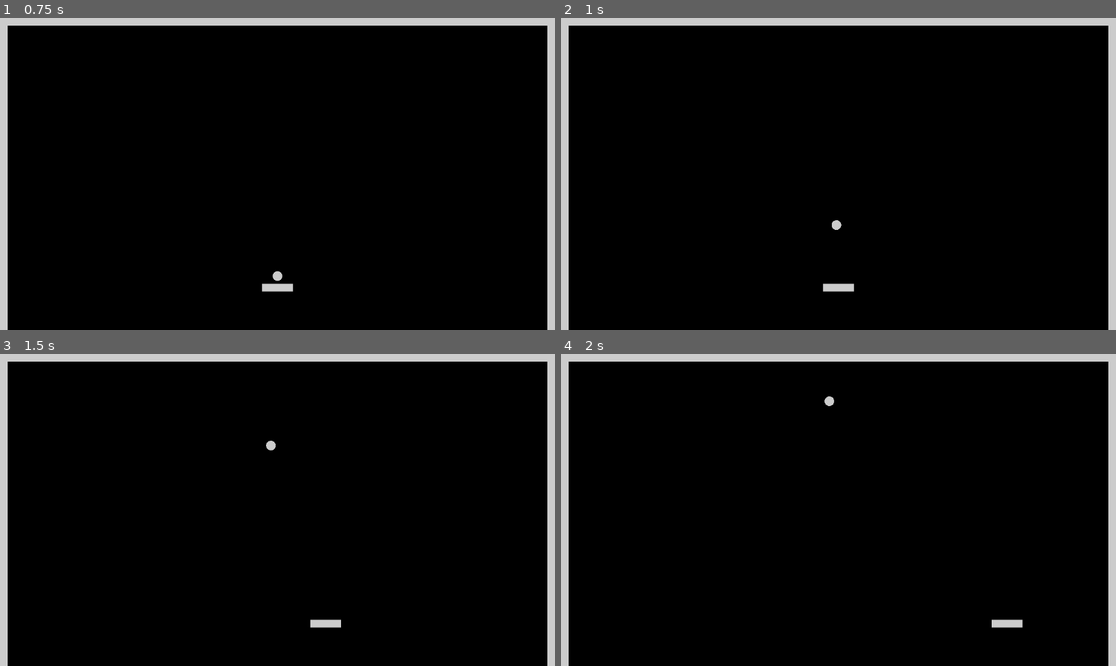
Above: before the commit, frames 1-4 (two rows, left to right).
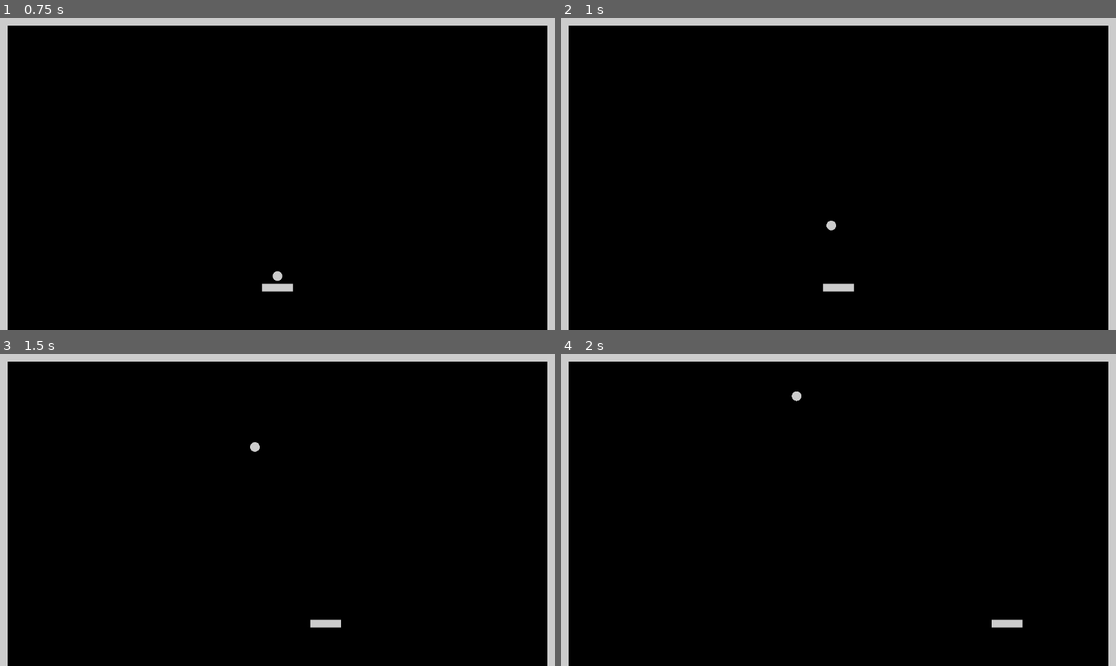
Above: after the commit, the same moments.

Repository: 5tupidmuffin/gd_breakout
Game: Godot game, scene res://scenes/menu/menu.tscn
Two runs of this game, one before a commit and one after it. Both use one fixed random seed, a clock stepped at 60 frames per second and the inputs below.
Inputs:
- Up to frame 1 (0.75 s): click "Start" at 0.5 s
- Up to frame 2 (1 s): no input
- Up to frame 3 (1.5 s): hold Right (ui_right) from 1.28 s (still down)
- Up to frame 4 (2 s): keep holding Right (ui_right)

Frame 1 is identical in both runs. In frame 2, less than 0.1% of the frame differs, in the area x 47-51%, y 64-69%; in frame 3, less than 0.1%, in the area x 45-50%, y 27-32%; in frame 4, less than 0.1%.

Commit message:
implemented ball death and respawn

Diff:
--- a/entities/ball/ball.gd
+++ b/entities/ball/ball.gd
@@ -1,5 +1,9 @@
 extends CharacterBody2D
 class_name Ball
+
+
+signal collided(self_ref, collided_with)
+#signal collided(self: Ball, collided_with: Object)
 
 
 @onready var collision_shape_2d: CollisionShape2D = $CollisionShape2D
@@ -22,6 +26,8 @@
 	if collision:
 		var reflection_vector := get_reflection_vector(collision)
 		direction = reflection_vector
+		var colliding_obj := collision.get_collider()
+		emit_signal("collided", self, colliding_obj)
 
 
 func get_reflection_vector(collision: KinematicCollision2D) -> Vector2:
--- /dev/null
+++ b/scenes/game/dead_zone.gd
@@ -0,0 +1,2 @@
+extends StaticBody2D
+class_name DeadZone
--- a/scenes/game/game.gd
+++ b/scenes/game/game.gd
@@ -1,6 +1,28 @@
 extends Node2D
+
+
+@onready var dead_zone: StaticBody2D = $DeadZone
+@onready var spawn_point: Node2D = $SpawnPoint
+
+
+func _ready() -> void:
+	spawn_ball()
 
 
 func _input(event: InputEvent) -> void:
 	if event.is_action_pressed("restart"):
 		get_tree().reload_current_scene()
+
+
+func spawn_ball() -> void:
+	var ball_scene := load("res://entities/ball/ball.tscn")
+	var new_ball: Ball = ball_scene.instantiate()
+	new_ball.connect("collided", _on_ball_collided)
+	new_ball.global_position = spawn_point.global_position
+	add_child(new_ball)
+
+
+func _on_ball_collided(ball_ref: Ball, collided_with: Object) -> void:
+	if collided_with is DeadZone:
+		ball_ref.queue_free()
+		spawn_ball()
--- a/scenes/game/game.tscn
+++ b/scenes/game/game.tscn
@@ -1,9 +1,12 @@
-[gd_scene load_steps=5 format=3 uid="uid://xi64rtsc6jnm"]
+[gd_scene load_steps=6 format=3 uid="uid://xi64rtsc6jnm"]
 
 [ext_resource type="Script" path="res://scenes/game/game.gd" id="1_yhdcr"]
 [ext_resource type="PackedScene" uid="uid://syowwubi0s7e" path="res://entities/wall/wall.tscn" id="1_yjis4"]
 [ext_resource type="PackedScene" uid="uid://26isrcdqyi7h" path="res://entities/paddle/paddle.tscn" id="2_7h3m7"]
-[ext_resource type="PackedScene" uid="uid://ecl5ol3vepaj" path="res://entities/ball/ball.tscn" id="4_kcs3r"]
+[ext_resource type="Script" path="res://scenes/game/dead_zone.gd" id="5_38pcr"]
+
+[sub_resource type="RectangleShape2D" id="RectangleShape2D_igx5n"]
+size = Vector2(1152, 20)
 
 [node name="Game" type="Node2D"]
 script = ExtResource("1_yhdcr")
@@ -13,5 +16,12 @@
 [node name="Paddle" parent="." instance=ExtResource("2_7h3m7")]
 position = Vector2(576, 560)
 
-[node name="Ball" parent="." instance=ExtResource("4_kcs3r")]
+[node name="DeadZone" type="StaticBody2D" parent="."]
+position = Vector2(576, 720)
+script = ExtResource("5_38pcr")
+
+[node name="CollisionShape2D" type="CollisionShape2D" parent="DeadZone"]
+shape = SubResource("RectangleShape2D_igx5n")
+
+[node name="SpawnPoint" type="Node2D" parent="."]
 position = Vector2(576, 456)
